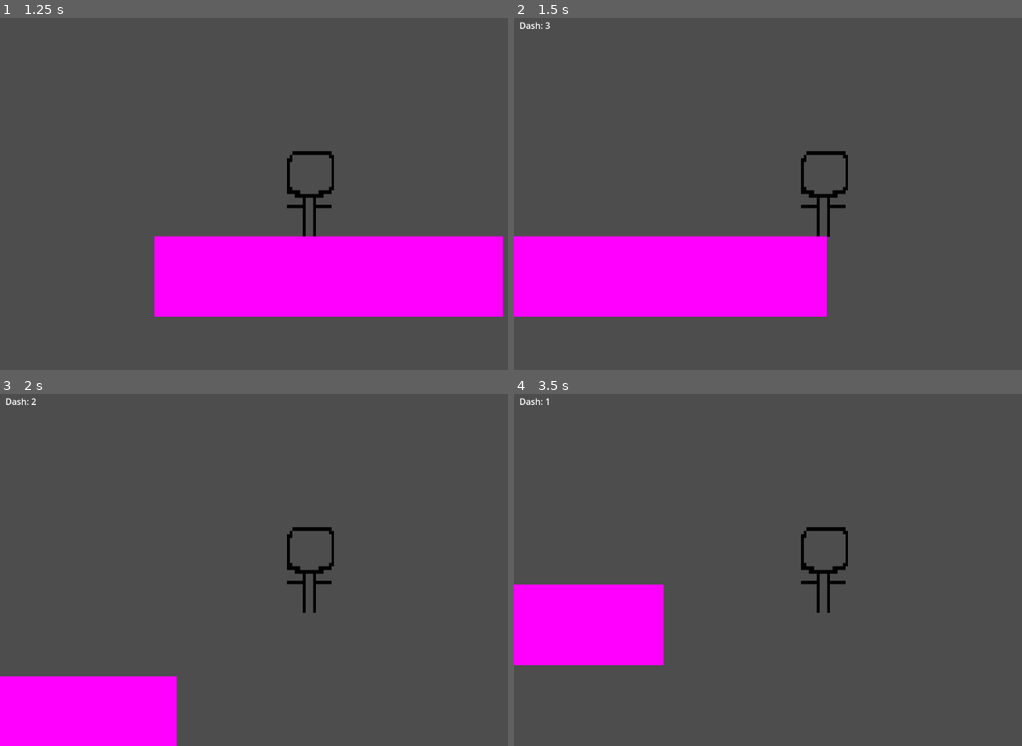
Above: before the commit, frames 1-4 (two rows, left to right).
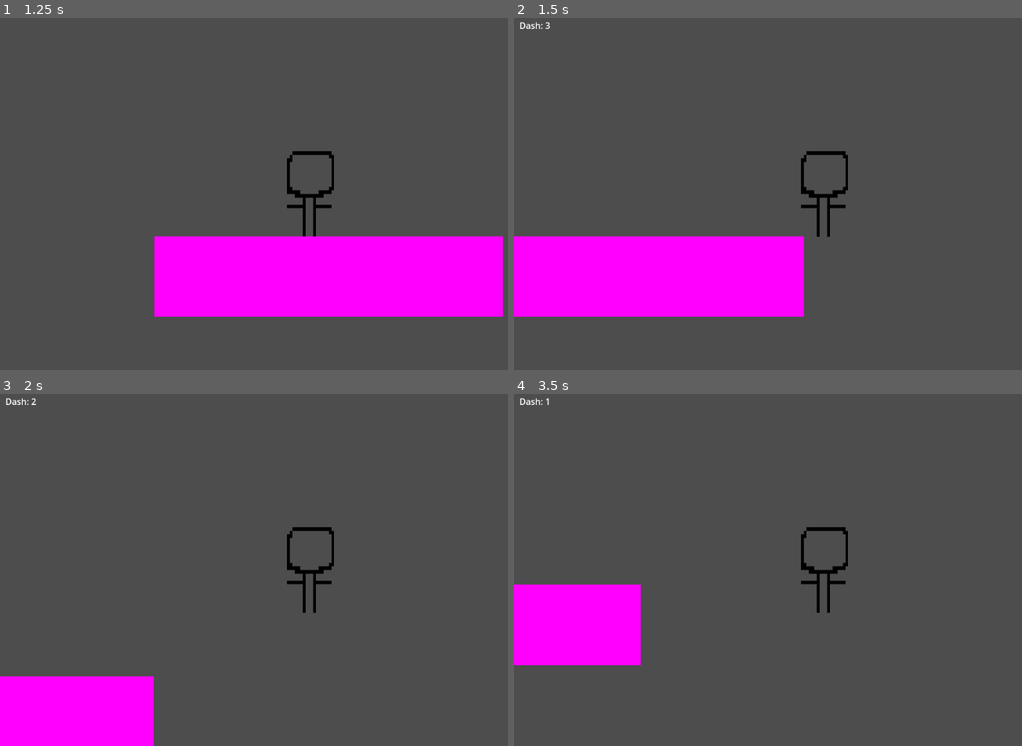
Above: after the commit, the same moments.

Repository: Sheep26/2DMultiplayerShooter
Game: Godot game, scene res://Scenes/MainMenu/MainMenu.tscn
Same seed, same stepped clock (60 frames per second), same inputs: the game is played once before the commit and once after it.
Inputs:
- Up to frame 1 (1.25 s): click "Singleplayer" at 0.5 s
- Up to frame 2 (1.5 s): tap Enter at 1.25 s; hold Right (right) from 1.28 s (still down); tap E (dash) at 1.35 s
- Up to frame 3 (2 s): keep holding Right (right); tap W (jump) at 1.52 s
- Up to frame 4 (3.5 s): tap E (dash) at 2.1, 2.85 s; tap W (jump) at 2.27 s; release Right (right) at 2.78 s; hold Left (left) from 2.78 s (still down)

Frame 1 is identical in both runs. In frame 2, 1.1% of the frame differs, in the area x 56-62%, y 61-85%; in frame 3, 0.9%; in frame 4, 1.1%, in the area x 24-30%, y 54-78%.

Commit message:
optimization

Diff:
--- a/Scripts/Player.gd
+++ b/Scripts/Player.gd
@@ -7,11 +7,11 @@
 var jumpAmount = 2
 var dashCooldown = 0
 var deltaTime = 1
-var lastTime = Time.get_ticks_msec()
 var moveTime = 1000
 var health = 100
 var was_on_floor
 @onready var coyoteTimer = $Timer
+@onready var lastTime = Time.get_ticks_msec()
 
 # Get the gravity from the project settings to be synced with RigidBody nodes.
 var gravity = ProjectSettings.get_setting("physics/2d/default_gravity")
@@ -69,7 +69,7 @@
 		if moveTime >= 100:
 			moveTime = 0
 		moveTime += 1 * deltaTime
-		velocity.x += direction * 150 * deltaTime
+		velocity.x += direction * 175 * deltaTime
 		dashCooldown = 3000
 
 	move_and_slide()
